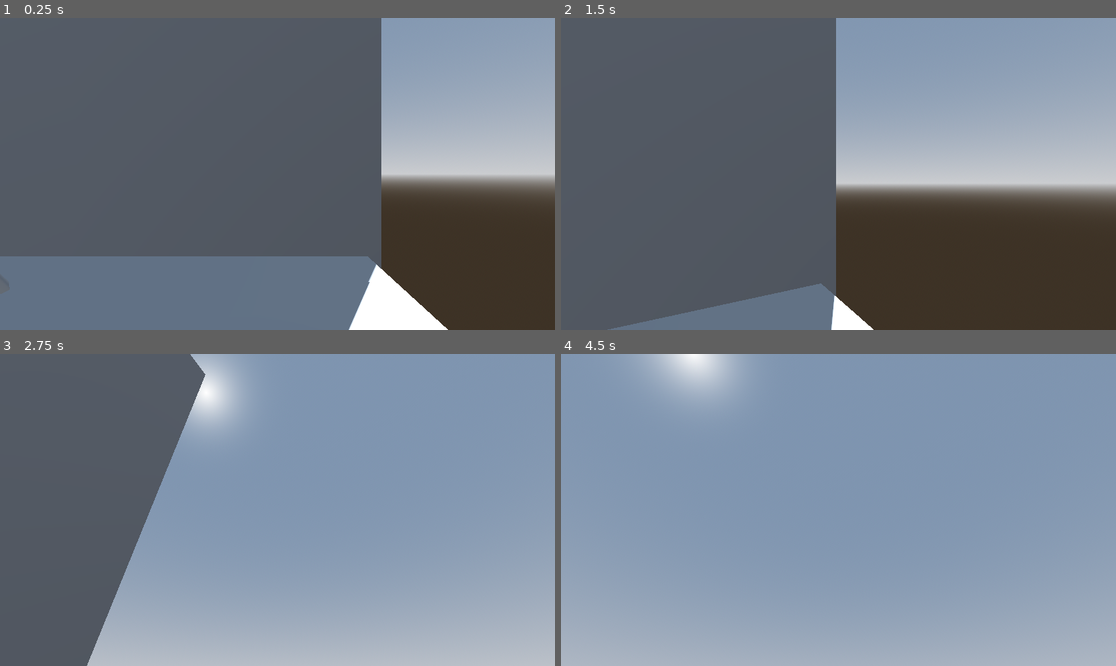
Above: before the commit, frames 1-4 (two rows, left to right).
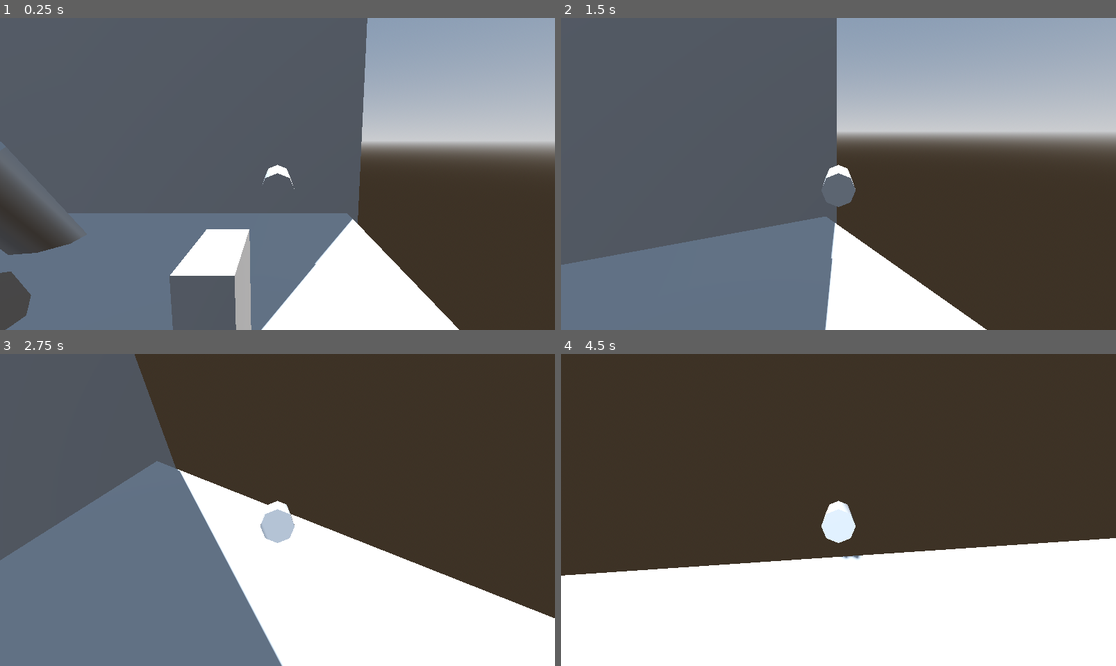
Above: after the commit, the same moments.

Repository: age-of-asparagus/bee-simulator
Game: Godot game, scene res://flight_tests.tscn
Same seed, same stepped clock (60 frames per second), same inputs: the game is played once before the commit and once after it. The project has no main scene, so this scene is started directly.
Inputs:
- Up to frame 1 (0.25 s): no input
- Up to frame 2 (1.5 s): tap Enter at 0.5 s; hold D (Move_right) 0.53-1.28 s; hold Space (Boost) 0.53-1.28 s; hold W (Move_down, bound only after the commit) from 1.28 s (still down); tap Space (Boost) at 1.35 s
- Up to frame 3 (2.75 s): release W (Move_down, bound only after the commit) at 2.03 s; hold D (Move_right) from 2.03 s (still down); hold Space (Boost) from 2.03 s (still down)
- Up to frame 4 (4.5 s): release Space (Boost) at 2.78 s; tap Space (Boost) at 2.85, 4.35 s; release D (Move_right) at 3.53 s; hold Space (Boost) 3.53-4.28 s; hold A (Move_left) from 3.53 s (still down)

The runs differ from the first frame. In frame 1, 25% of the frame differs, in the area x 0-100%, y 0-100%; in frame 2, 34%; in frame 3, 86%; in frame 4, 100%.

Commit message:
flying tweaks

Diff:
--- a/bee.gd
+++ b/bee.gd
@@ -4,7 +4,7 @@
 @export var max_speed : float
 @export var drag : float
 @export var turn_speed : float
-
+@export var smooth_time : float
 
 var vertical_rotation = 0
 var horizontal_rotation = 0
@@ -12,7 +12,7 @@
 var target_vertical_rotation = 0
 var target_horizontal_rotation = 0
 
-var smooth_time = 2
+
 
 func _physics_process(delta):
 
--- a/bee.tscn
+++ b/bee.tscn
@@ -10,6 +10,7 @@
 max_speed = 15.0
 drag = 10.0
 turn_speed = 1.0
+smooth_time = 2.0
 
 [node name="CollisionShape3D" type="CollisionShape3D" parent="."]
 shape = SubResource("BoxShape3D_oa0v6")
--- a/flight_tests.tscn
+++ b/flight_tests.tscn
@@ -91,7 +91,14 @@
 [node name="Bee" parent="." instance=ExtResource("1_ng8dw")]
 transform = Transform3D(1, 0, 0, 0, 1, 0, 0, 0, 1, 0.158626, 4.98296, -0.0129799)
 
+[node name="CSGCylinder3D" type="CSGCylinder3D" parent="Bee"]
+transform = Transform3D(1.91069e-15, 4.37114e-08, -1, 1, -4.37114e-08, 0, -4.37114e-08, -1, -4.37114e-08, 0, 0, 0)
+radius = 0.202
+height = 0.97
+
 [node name="Camera3D" type="Camera3D" parent="Bee"]
+transform = Transform3D(1, 0, 0, 0, 0.990636, 0.136528, 0, -0.136528, 0.990636, 0, 0.574132, 3.25388)
 fov = 65.6618
+near = 0.015
 
 [editable path="Bee"]
--- a/project.godot
+++ b/project.godot
@@ -32,12 +32,12 @@
 }
 Move_down={
 "deadzone": 0.2,
-"events": [Object(InputEventKey,"resource_local_to_scene":fa …(140 unchanged characters)… ":false,"keycode":0,"physical_keycode":83,"key_label":0,"unicode":0,"location":0,"echo":false,"script":null)
+"events": [Object(InputEventKey,"resource_local_to_scene":fa …(140 unchanged characters)… ":false,"keycode":0,"physical_keycode":87,"key_label":0,"unicode":0,"location":0,"echo":false,"script":null)
 ]
 }
 Move_up={
 "deadzone": 0.2,
-"events": [Object(InputEventKey,"resource_local_to_scene":false,"resource_name":"","device":0,"window_id":0,"alt_pressed":false,"shift_pressed":false,"ctrl_pressed":false,"meta_pressed":false,"pressed":false,"keycode":0,"physical_keycode":87,"key_label":0,"unicode":0,"location":0,"echo":false,"script":null)
+"events": [Object(InputEventKey,"resource_local_to_scene":false,"resource_name":"","device":-1,"window_id":0,"alt_pressed":false,"shift_pressed":false,"ctrl_pressed":false,"meta_pressed":false,"pressed":false,"keycode":0,"physical_keycode":83,"key_label":0,"unicode":115,"location":0,"echo":false,"script":null)
 ]
 }
 Boost={
Not shown: 1 places in flight_tests.tscn that only renumber resources
